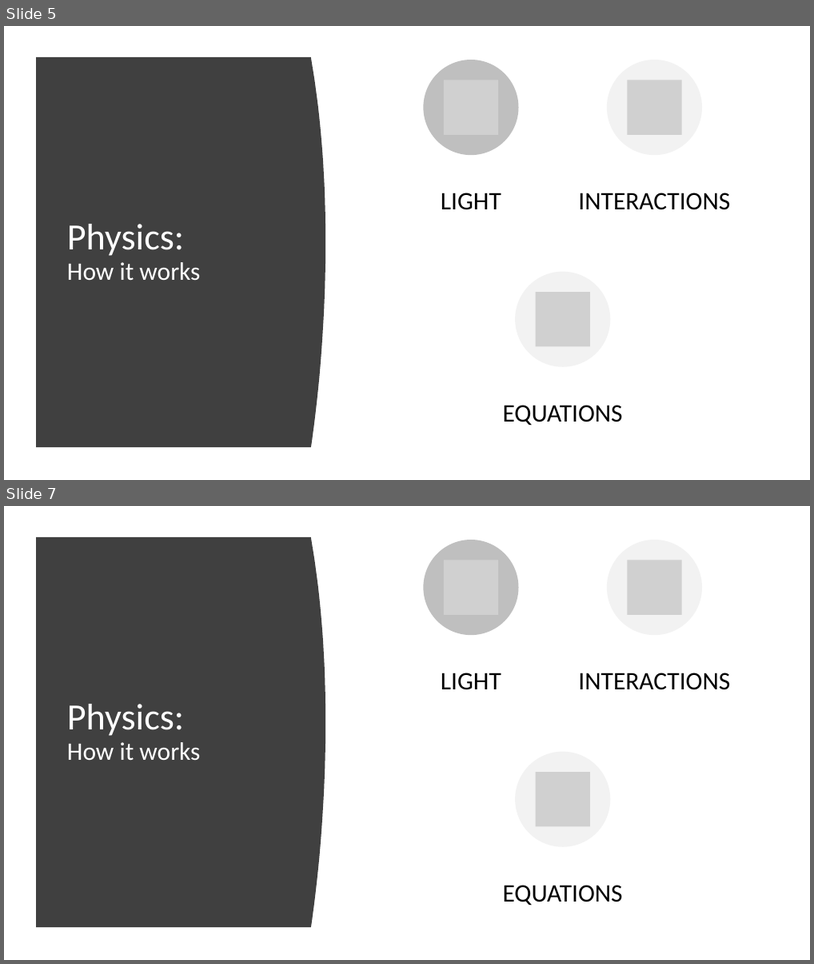
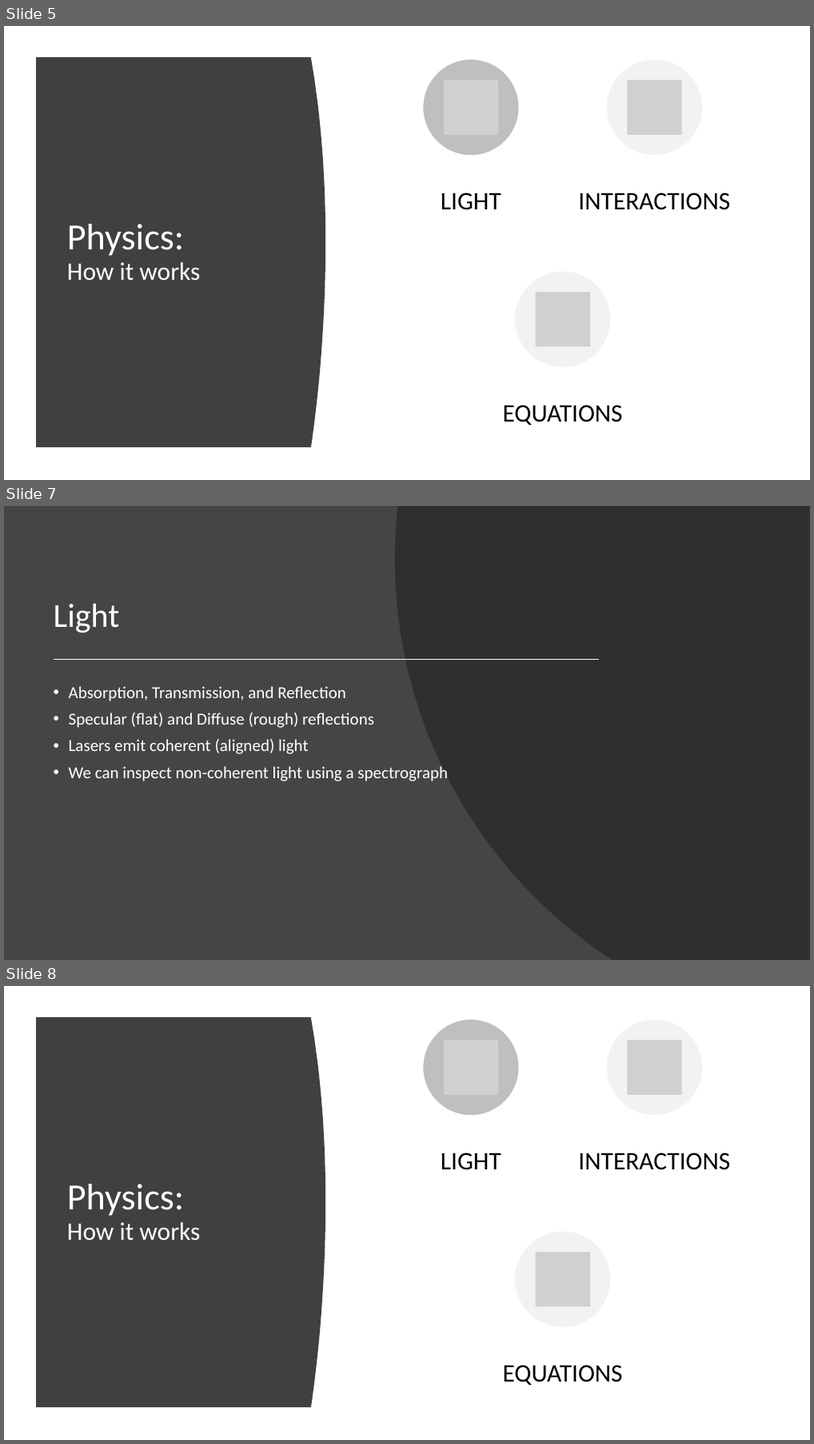
Before and after one commit to beck-peterson/cg2, a slide deck: Computer Graphics Chapter 4 Presentation.pptx. Shown one above the other, each under a label of ours: slides 5 and 7 before the commit, slides 5, 7 and 8 after it; the slides between them are not shown. The pictures are 814x964 and 814x1444 pixels, drawn with LibreOffice and Linux fonts; fonts in the diff are those of the drawing; grey boxes stand for pictures. Boxes give left, top, right and bottom in pixels: in the first picture for what was removed or moved away, otherwise in the second. Text is boxed around its words. In the diff, an @@ line names an element or a change of style, - is before the commit and + after.

```diff
--- a/Computer Graphics Chapter 4 Presentation.pptx
+++ b/Computer Graphics Chapter 4 Presentation.pptx
@@ slide 7 added at <box>4,506,810,960</box>, background #454545 @@
@@ freeform shape added at <box>395,506,810,960</box>, fill #262626 at 70% opacity @@
@@ title added at <box>54,604,120,632</box>, 40 pt, text #FFFFFF @@
+Light
@@ line added from (55, 659) to (599, 659), #FFFFFF 1.5 pt @@
@@ text added at <box>69,686,448,781</box>, 20 pt, text #FFFFFF @@
+• Absorption, Transmission, and Reflection
+• Specular (flat) and Diffuse (rough) reflections
+• Lasers emit coherent (aligned) light
+• We can inspect non-coherent light using a spectrograph
@@ what was slide 7 is now slide 8 @@
```
Also in this commit, not shown: 3 slides changed, 11 other slides added, 5 slides removed.
